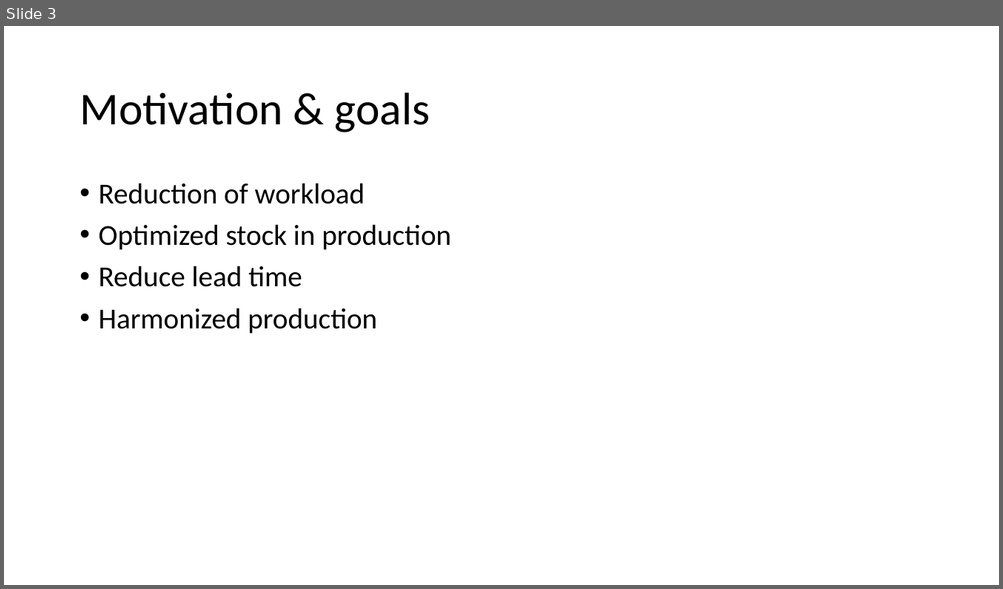
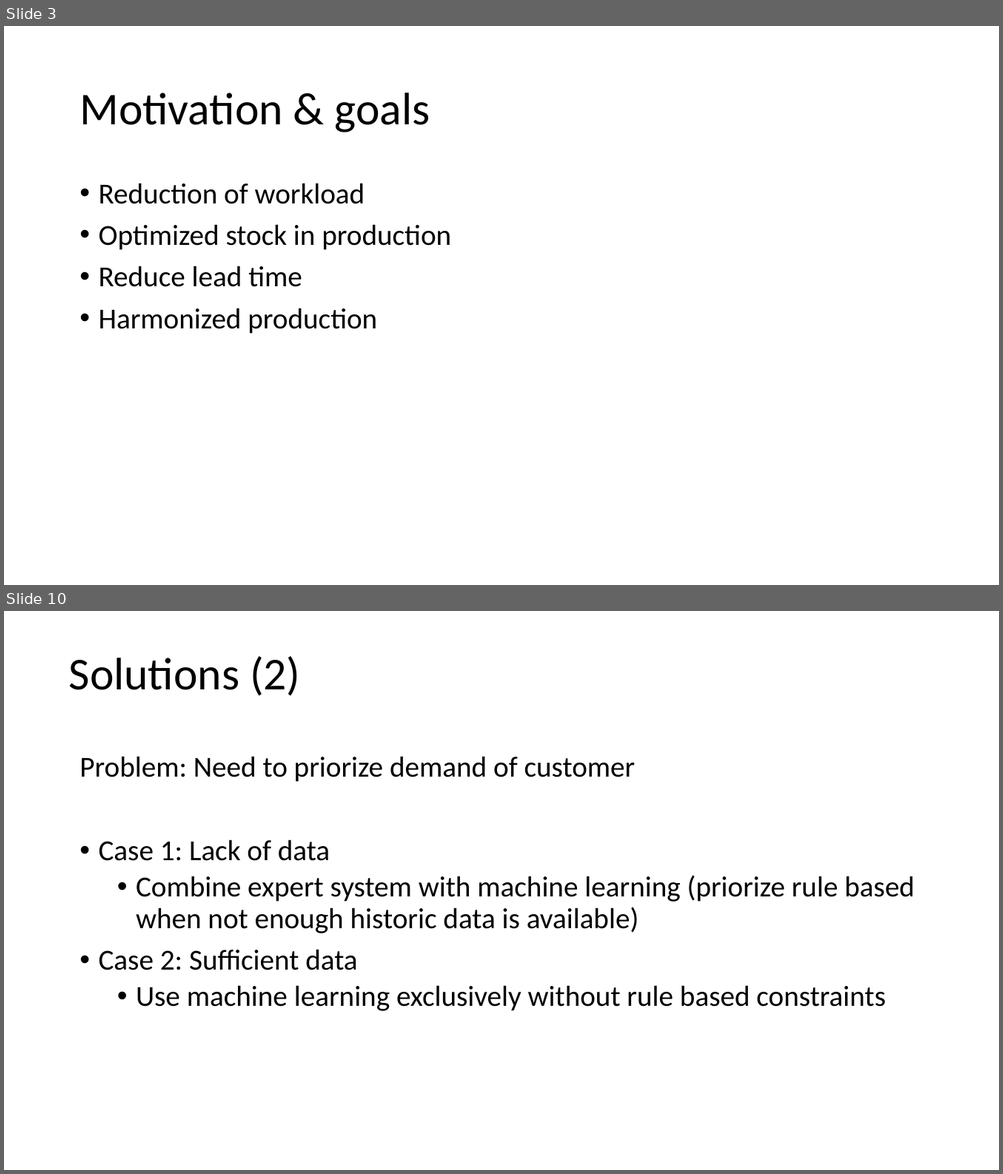
Before and after one commit to AndreasNeuhierl/InnoMgmt, a slide deck: desandere.pptx. Shown one above the other, each under a label of ours: slide 3 before the commit, slides 3 and 10 after it; the slides between them are not shown. The pictures are 1003x589 and 1003x1174 pixels, drawn with LibreOffice and Linux fonts; fonts in the diff are those of the drawing. Boxes give left, top, right and bottom in pixels: in the first picture for what was removed or moved away, otherwise in the second. Text is boxed around its words. In the diff, an @@ line names an element or a change of style, - is before the commit and + after.

```diff
--- a/desandere.pptx
+++ b/desandere.pptx
@@ slide 10 added at (4, 611, 999, 1170), background #FFFFFF @@
@@ text added at (69, 656, 300, 696), 44 pt, text #000000 @@
+Solutions (2)
@@ text added at (79, 756, 914, 1011), 28 pt, text #000000 @@
+Problem: Need to priorize demand of customer
+• Case 1: Lack of data
+  • Combine expert system with machine learning (priorize rule based when not enough historic data is available)
+• Case 2: Sufficient data
+  • Use machine learning exclusively without rule based constraints
```
Also in this commit, not shown: 1 slide changed, 7 other slides added.
